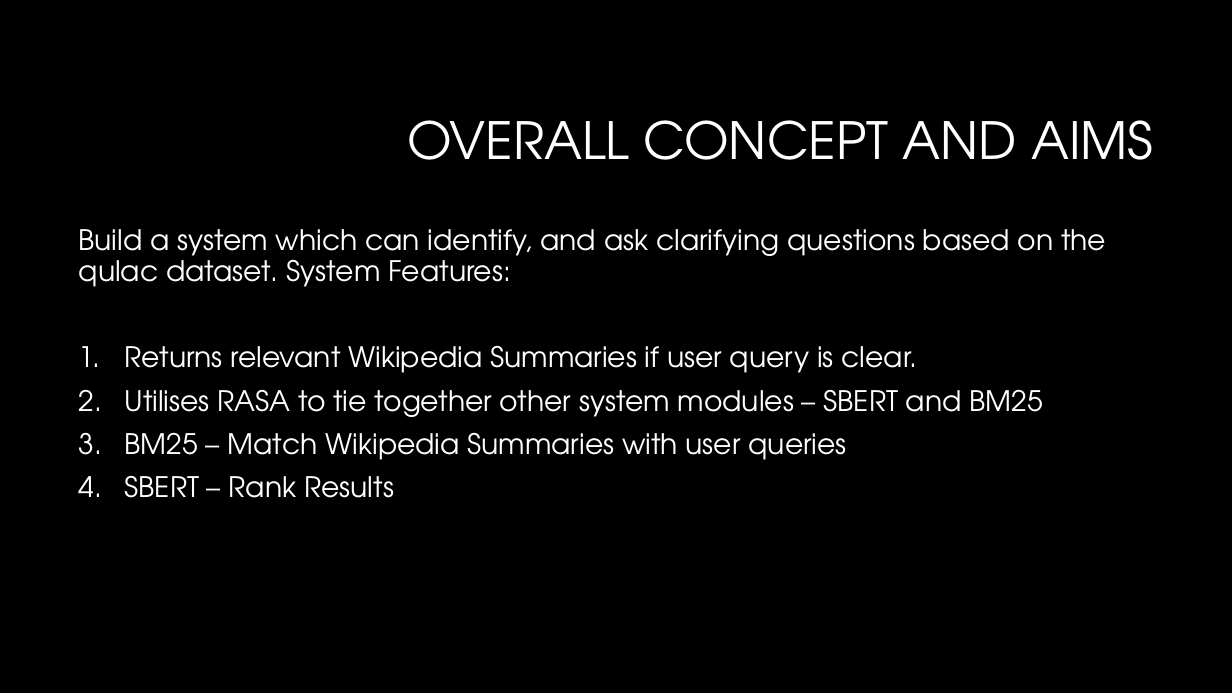
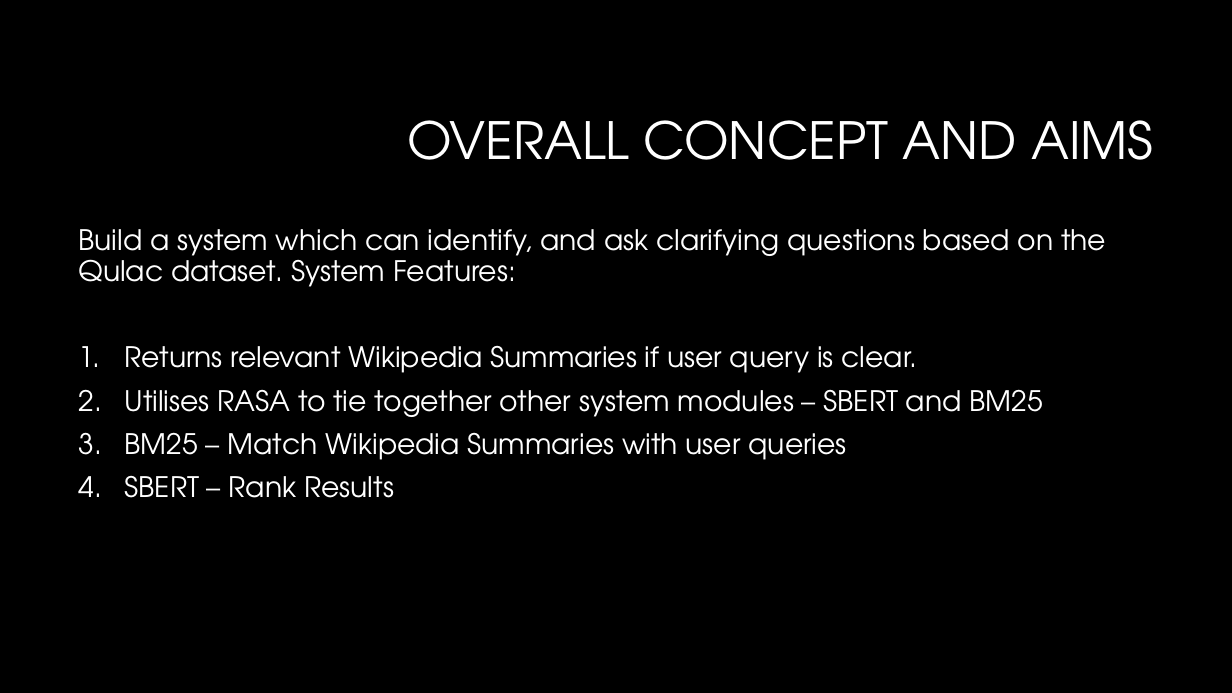
Before and after one commit to Crimson-Scot96/Conversational-AI, a slide deck: slide 3 of presentation/set10120_cw2_presentation.pptx. Drawn at 1232x693 pixels with LibreOffice and Linux fonts; fonts in the diff are those of the drawing; background and template pictures are left out. Boxes give left, top, right and bottom in pixels: in the first picture for what was removed or moved away, otherwise in the second. Text is boxed around its words. In the diff, an @@ line names an element or a change of style, - is before the commit and + after.

Commit message:
Added script to presentation slides

```diff
--- a/presentation/set10120_cw2_presentation.pptx
+++ b/presentation/set10120_cw2_presentation.pptx
@@ text at (79, 229, 1106, 287): text changed @@
-Build a system which can identify, and ask clarifying questions based on the qulac dataset. System Features:
+Build a system which can identify, and ask clarifying questions based on the Qulac dataset. System Features:
```
